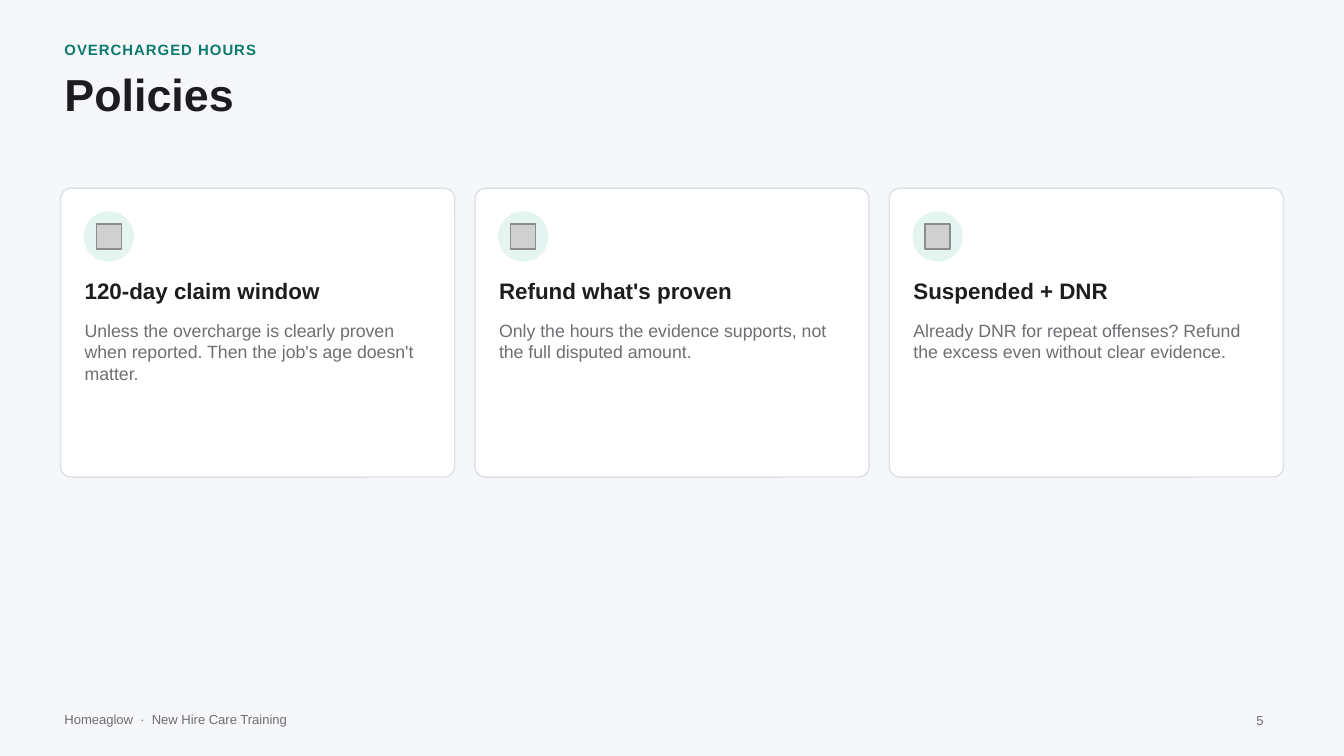
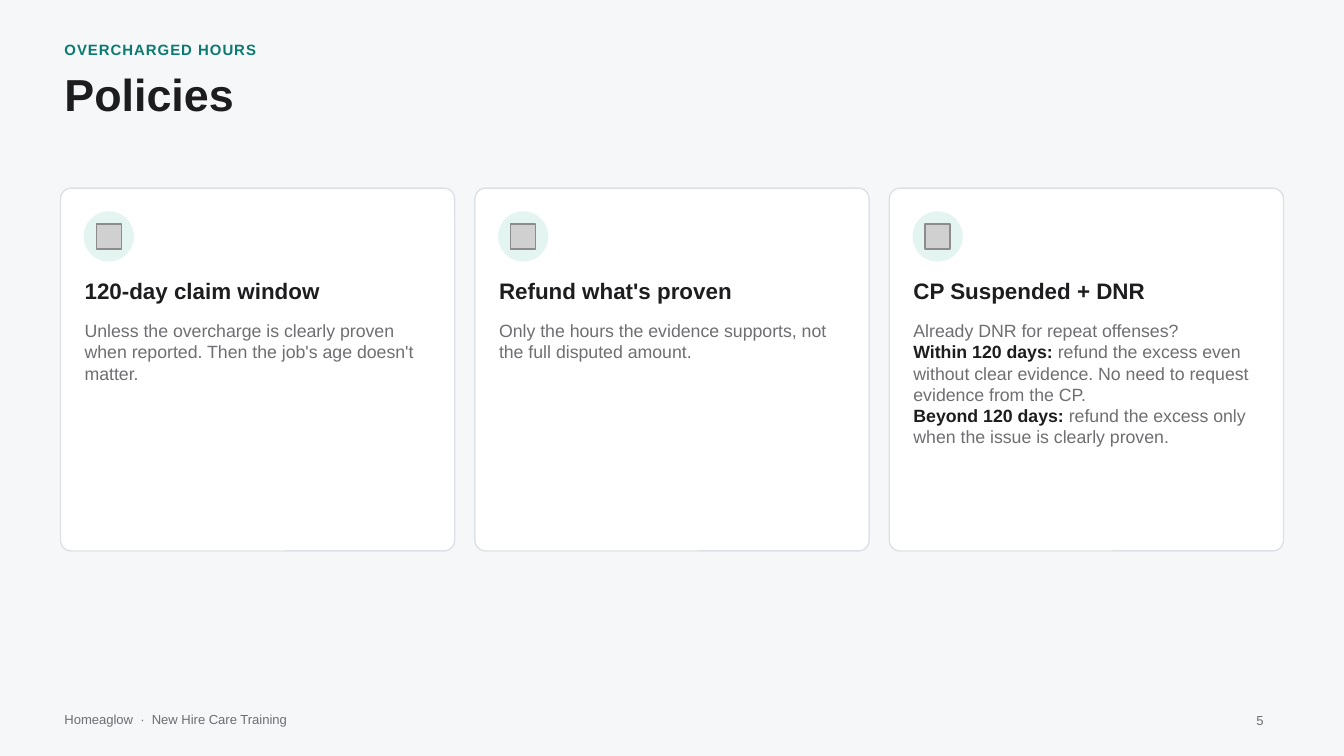
Before and after one commit to anjulimichelle/training, a slide deck: slide 5 of billing-disputes/billing-disputes-cash-payments.pptx. Drawn at 1344x756 pixels with LibreOffice and Linux fonts; fonts in the diff are those of the drawing; grey boxes stand for pictures. Boxes give left, top, right and bottom in pixels: in the first picture for what was removed or moved away, otherwise in the second. Text is boxed around its words. In the diff, an @@ line names an element or a change of style, - is before the commit and + after.

```diff
--- a/billing-disputes/billing-disputes-cash-payments.pptx
+++ b/billing-disputes/billing-disputes-cash-payments.pptx
@@ rounded rectangle: place and size @@
-rounded rectangle at bbox=[60, 188, 454, 477]
+rounded rectangle at bbox=[60, 188, 454, 551]
@@ proportions changed in 3 elements at bbox=[890, 188, 1284, 551], bbox=[60, 188, 454, 551], bbox=[474, 188, 868, 551] @@
@@ rounded rectangle: place and size @@
-rounded rectangle at bbox=[474, 188, 868, 477]
+rounded rectangle at bbox=[474, 188, 868, 551]
@@ rounded rectangle: place and size @@
-rounded rectangle at bbox=[890, 188, 1284, 477]
+rounded rectangle at bbox=[890, 188, 1284, 551]
@@ text at bbox=[913, 282, 1144, 304]: text changed @@
-Suspended + DNR
+CP Suspended + DNR
@@ text at bbox=[913, 324, 1249, 447]: text changed @@
-Already DNR for repeat offenses? Refund the excess even without clear evidence.
+Already DNR for repeat offenses?
+Within 120 days: refund the excess even without clear evidence. No need to request evidence from the CP.
+Beyond 120 days: refund the excess only when the issue is clearly proven.
```
Also in this commit, not shown: 2 other slides changed, 1 slide added, 1 slide removed, 1 other file.
